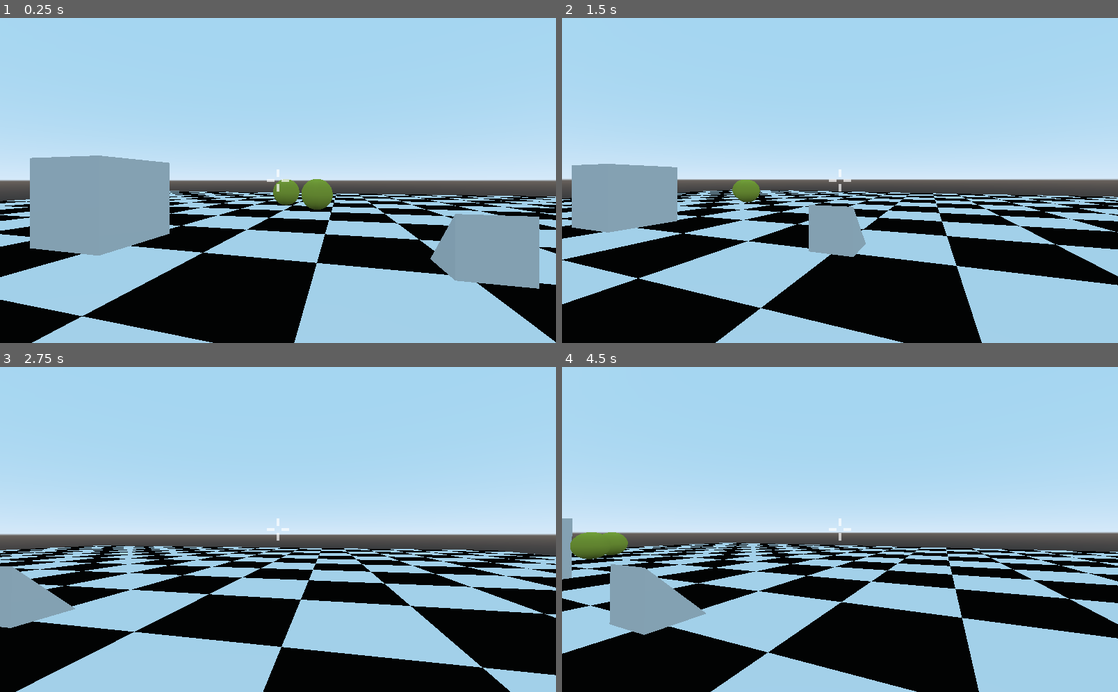
Above: before the commit, frames 1-4 (two rows, left to right).
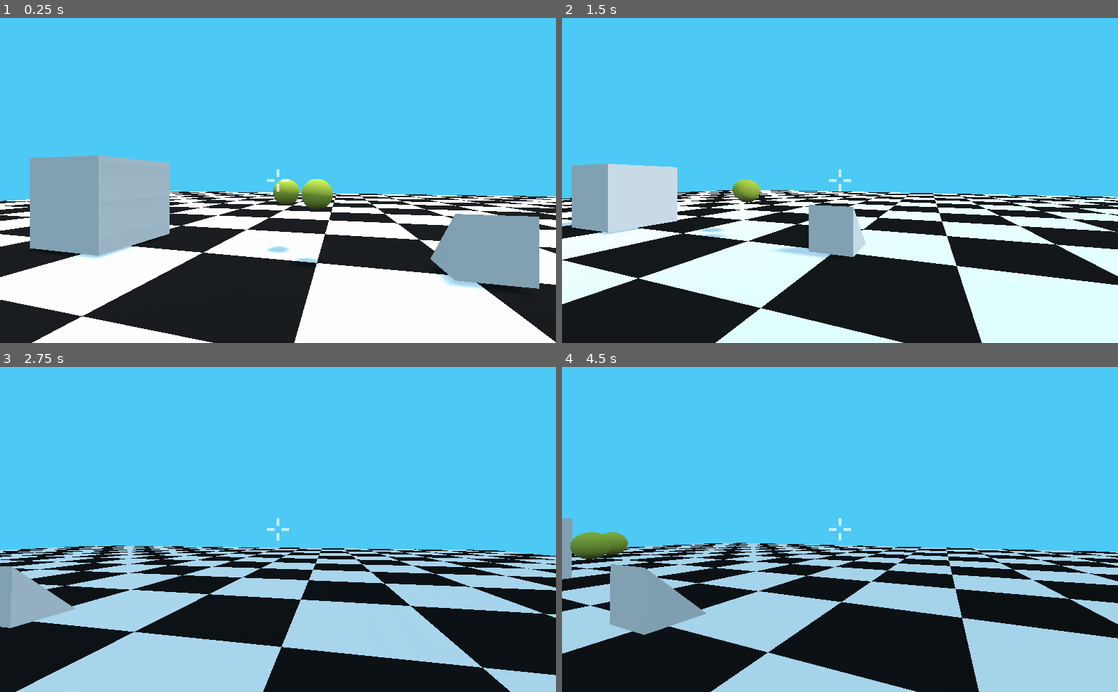
Above: after the commit, the same moments.

Repository: gilzoide/ggj2021
Game: Godot game, scene res://Teste-Gil.tscn
Same seed, same stepped clock (60 frames per second), same inputs: the game is played once before the commit and once after it.
Inputs (mouse positions are in pixels of both pictures, inside the frame that each line leads up to):
- Up to frame 1 (0.25 s): no input
- Up to frame 2 (1.5 s): move the mouse to (867, 180) at 0.52 s; press the mouse at (867, 180) at 0.53 s; hold D (move_right) 0.53-1.28 s; move the mouse to (812, 180) at 1.27 s; release the mouse at (812, 180) at 1.28 s; hold S (move_back) from 1.28 s (still down); tap E (interact) at 1.35 s
- Up to frame 3 (2.75 s): move the mouse to (289, 523) at 2.02 s; release S (move_back) at 2.03 s; hold D (move_right) from 2.03 s (still down); hold W (move_front) from 2.03 s (still down)
- Up to frame 4 (4.5 s): move the mouse to (834, 536) at 2.77 s; release W (move_front) at 2.78 s; click (834, 536) at 2.85 s; move the mouse to (878, 532) at 3.52 s; release D (move_right) at 3.53 s; hold E (interact) 3.53-4.28 s; hold A (move_left) from 3.53 s (still down); move the mouse to (795, 526) at 4.27 s; tap W (move_front) at 4.35 s

The runs differ from the first frame. In frame 1, 88% of the frame differs, in the area x 0-100%, y 0-100%; in frame 2, 75%; in frame 3, 56%; in frame 4, 55%.

Commit message:
Adicionei as paradinahs de dia e noite

Diff:
--- /dev/null
+++ b/src/Teste-Gil.tres
@@ -0,0 +1,6 @@
+[gd_resource type="Environment" format=2]
+
+[resource]
+background_mode = 1
+background_color = Color( 0.305804, 0.792471, 0.96298, 1 )
+ambient_light_color = Color( 0.309804, 0.807843, 0.976471, 1 )
--- a/src/Teste-Gil.tscn
+++ b/src/Teste-Gil.tscn
@@ -31,6 +31,136 @@
 
 [sub_resource type="SphereShape" id=9]
 radius = 0.3
+
+[sub_resource type="Animation" id=10]
+resource_name = "Sun Rotate"
+length = 12.0
+loop = true
+tracks/0/type = "value"
+tracks/0/path = NodePath(".:rotation_degrees")
+tracks/0/interp = 1
+tracks/0/loop_wrap = true
+tracks/0/imported = false
+tracks/0/enabled = true
+tracks/0/keys = {
+"times": PoolRealArray( 0, 12 ),
+"transitions": PoolRealArray( 1, 1 ),
+"update": 0,
+"values": [ Vector3( -90, 0, 0 ), Vector3( 270, 0, 0 ) ]
+}
+tracks/1/type = "value"
+tracks/1/path = NodePath(".:light_energy")
+tracks/1/interp = 1
+tracks/1/loop_wrap = true
+tracks/1/imported = false
+tracks/1/enabled = true
+tracks/1/keys = {
+"times": PoolRealArray( 0, 3, 9 ),
+"transitions": PoolRealArray( 1, 1, 1 ),
+"update": 0,
+"values": [ 1.0, 0.0, 0.0 ]
+}
+
+[sub_resource type="ProceduralSky" id=13]
+sun_color = Color( 0.901961, 0.85098, 0.0509804, 1 )
+sun_latitude = 113.26
+sun_longitude = 88.82
+sun_energy = 2.0
+
+[sub_resource type="Environment" id=14]
+background_mode = 3
+background_sky = SubResource( 13 )
+background_color = Color( 0.305804, 0.792471, 0.96298, 1 )
+ambient_light_color = Color( 0.309804, 0.807843, 0.976471, 1 )
+
+[sub_resource type="Animation" id=12]
+resource_name = "Sky Color"
+length = 12.0
+loop = true
+tracks/0/type = "value"
+tracks/0/path = NodePath(".:environment:background_color")
+tracks/0/interp = 1
+tracks/0/loop_wrap = true
+tracks/0/imported = false
+tracks/0/enabled = false
+tracks/0/keys = {
+"times": PoolRealArray( 0, 6 ),
+"transitions": PoolRealArray( 1, 1 ),
+"update": 0,
+"values": [ Color( 0.305804, 0.792471, 0.96298, 1 ), Color( 0.109804, 0.0392157, 0.301961, 1 ) ]
+}
+tracks/1/type = "value"
+tracks/1/path = NodePath(".:environment:ambient_light_color")
+tracks/1/interp = 1
+tracks/1/loop_wrap = true
+tracks/1/imported = false
+tracks/1/enabled = false
+tracks/1/keys = {
+"times": PoolRealArray( 0, 6 ),
+"transitions": PoolRealArray( 1, 1 ),
+"update": 0,
+"values": [ Color( 0.309804, 0.807843, 0.976471, 1 ), Color( 0.109804, 0.0392157, 0.301961, 1 ) ]
+}
+tracks/2/type = "value"
+tracks/2/path = NodePath(".:environment:tonemap_exposure")
+tracks/2/interp = 1
+tracks/2/loop_wrap = true
+tracks/2/imported = false
+tracks/2/enabled = false
+tracks/2/keys = {
+"times": PoolRealArray( 0, 6 ),
+"transitions": PoolRealArray( 1, 1 ),
+"update": 0,
+"values": [ 1.0, 2.86 ]
+}
+tracks/3/type = "value"
+tracks/3/path = NodePath(".:environment:background_sky:sun_color")
+tracks/3/interp = 1
+tracks/3/loop_wrap = true
+tracks/3/imported = false
+tracks/3/enabled = true
+tracks/3/keys = {
+"times": PoolRealArray( 0 ),
+"transitions": PoolRealArray( 1 ),
+"update": 0,
+"values": [ Color( 0.901961, 0.85098, 0.0509804, 1 ) ]
+}
+tracks/4/type = "value"
+tracks/4/path = NodePath(".:environment:background_sky:sun_latitude")
+tracks/4/interp = 1
+tracks/4/loop_wrap = true
+tracks/4/imported = false
+tracks/4/enabled = true
+tracks/4/keys = {
+"times": PoolRealArray( 0 ),
+"transitions": PoolRealArray( 1 ),
+"update": 0,
+"values": [ 113.26 ]
+}
+tracks/5/type = "value"
+tracks/5/path = NodePath(".:environment:background_sky:sun_longitude")
+tracks/5/interp = 1
+tracks/5/loop_wrap = true
+tracks/5/imported = false
+tracks/5/enabled = true
+tracks/5/keys = {
+"times": PoolRealArray( 0 ),
+"transitions": PoolRealArray( 1 ),
+"update": 0,
+"values": [ 88.82 ]
+}
+tracks/6/type = "value"
+tracks/6/path = NodePath(".:environment:background_sky:sun_energy")
+tracks/6/interp = 1
+tracks/6/loop_wrap = true
+tracks/6/imported = false
+tracks/6/enabled = true
+tracks/6/keys = {
+"times": PoolRealArray( 0 ),
+"transitions": PoolRealArray( 1 ),
+"update": 0,
+"values": [ 2.0 ]
+}
 
 [node name="Spatial" type="Spatial"]
 
@@ -96,6 +226,22 @@
 
 [node name="CollisionShape" type="CollisionShape" parent="InteractableSphere2"]
 shape = SubResource( 9 )
+
+[node name="DirectionalLight" type="DirectionalLight" parent="."]
+transform = Transform( 1, 0, 0, 0, -0.408345, 0.912828, 0, -0.912828, -0.408345, -0.012476, 11.2993, -0.00701523 )
+light_energy = 0.732212
+shadow_enabled = true
+
+[node name="AnimationPlayer" type="AnimationPlayer" parent="DirectionalLight"]
+autoplay = "Sun Rotate"
+"anims/Sun Rotate" = SubResource( 10 )
+
+[node name="WorldEnvironment" type="WorldEnvironment" parent="."]
+environment = SubResource( 14 )
+
+[node name="AnimationPlayer" type="AnimationPlayer" parent="WorldEnvironment"]
+autoplay = "Sky Color"
+"anims/Sky Color" = SubResource( 12 )
 [connection signal="interact" from="InteractableSphere" to="InteractableSphere" method="queue_free"]
 [connection signal="start_interactable" from="InteractableSphere" to="InteractableSphere" method="set_outline_enabled" binds= [ true ]]
 [connection signal="stop_interactable" from="InteractableSphere" to="InteractableSphere" method="set_outline_enabled" binds= [ false ]]
--- a/src/project.godot
+++ b/src/project.godot
@@ -91,7 +91,6 @@
 
 [rendering]
 
-quality/driver/driver_name="GLES2"
 vram_compression/import_etc=true
 vram_compression/import_etc2=false
 environment/default_environment="res://default_env.tres"
Not shown: 1 places in src/Teste-Gil.tscn that only renumber resources
Not shown, changed: src/Textures/checkers2x2.png.import
